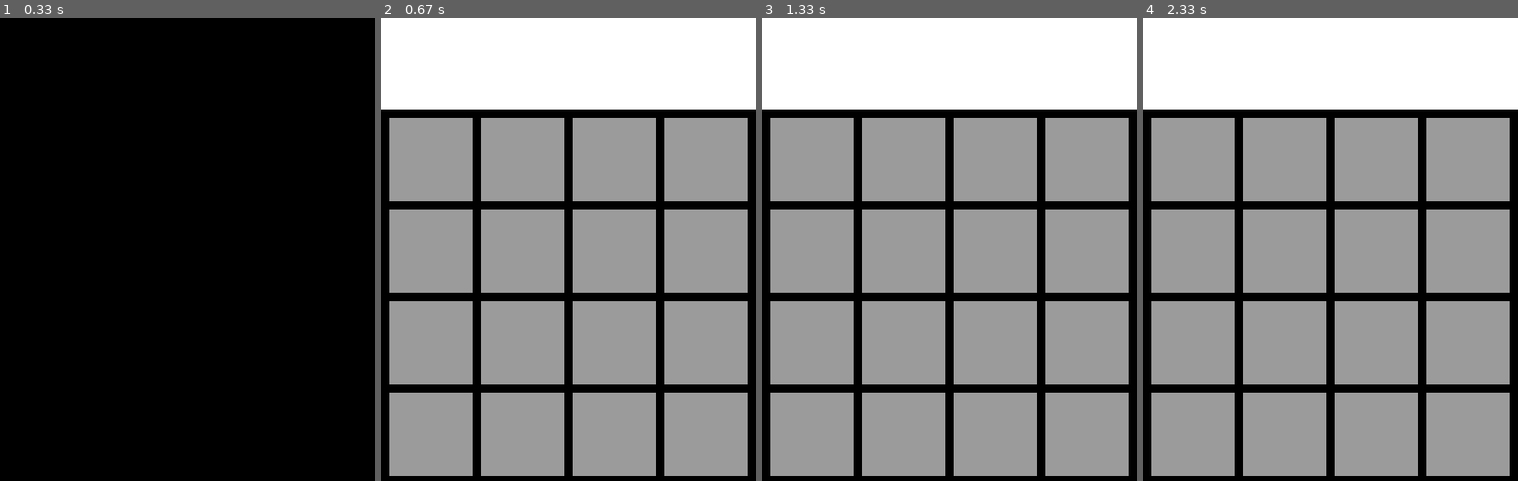
Above: before the commit, frames 1-4 (left to right).
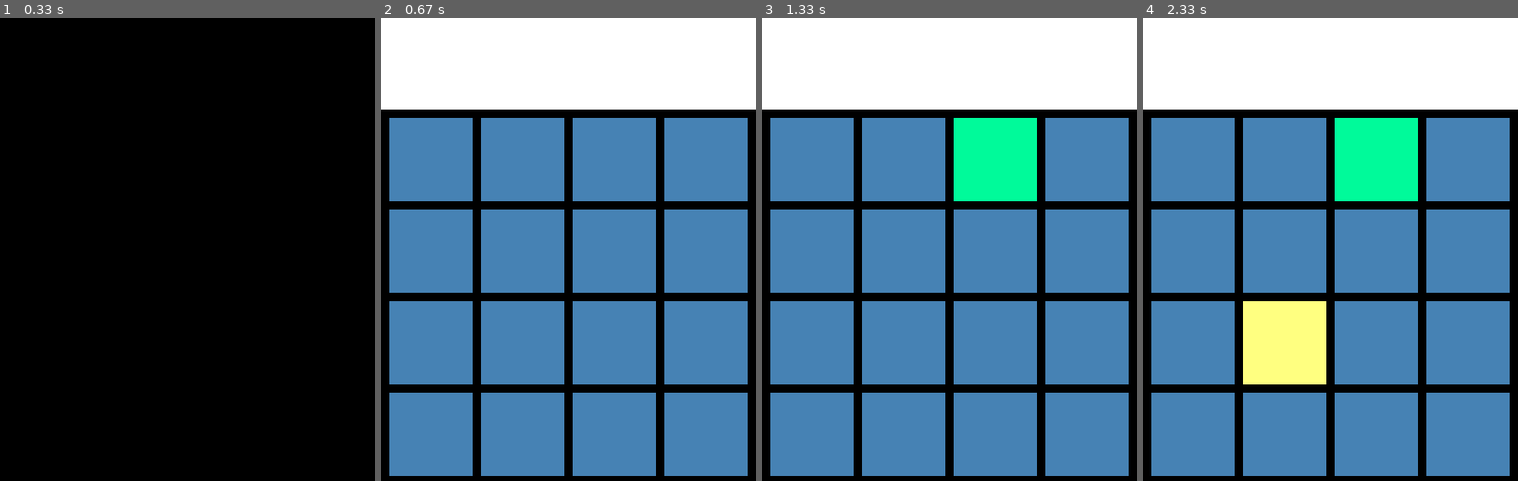
Above: after the commit, the same moments.

Repository: Roman-Blokhin/Python
Game: pygame game, started from my_code/testing/catan/index.py
The game is run twice, just before and just after one commit, with the same random seed, the same clock (stepped at 60 frames per second) and the same inputs.
Inputs:
- Up to frame 1 (0.33 s): no input
- Up to frame 2 (0.67 s): tap Enter at 0.33 s
- Up to frame 3 (1.33 s): tap Space at 0.67 s
- Up to frame 4 (2.33 s): tap Enter at 2 s

Frame 1 is identical in both runs. In frame 2, 64% of the frame differs, in the area x 2-98%, y 21-99%; in frame 3, 64%; in frame 4, 64%.

Commit message:
Catan. Определение значения ячейки и заполнение ее цветом по ключу из словаря

Diff:
--- a/my_code/testing/catan/index.py
+++ b/my_code/testing/catan/index.py
@@ -27,6 +27,7 @@
 
 
 COLORS = {
+    0: (70, 130, 180),
     1: (0, 100, 0),
     2: (240, 128, 128),
     3: (0, 250, 154),
@@ -49,9 +50,10 @@
             pygame.draw.rect(screen, WHITE, (TITLE_RECT))
             for row in range(COUNT_BLOCK):
                 for column in range(COUNT_BLOCK):
+                    value = mas[row][column]
                     x = column * SIZE_BLOCK + MARGIN * (column + 1)
                     y = row * SIZE_BLOCK + MARGIN * (row + 1) + 110
-                    pygame.draw.rect(screen, GRAY, (x, y, SIZE_BLOCK, SIZE_BLOCK))
+                    pygame.draw.rect(screen, COLORS[value], (x, y, SIZE_BLOCK, SIZE_BLOCK))
 
             # input()
             empty = get_empty_list(mas)
